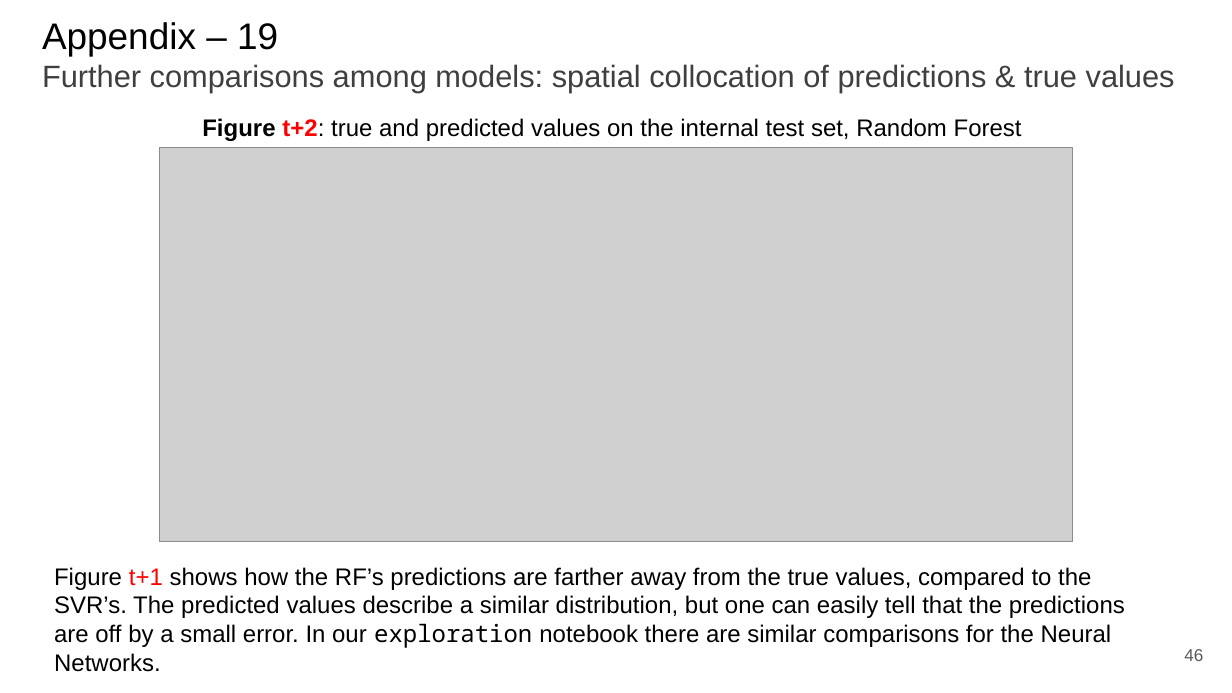
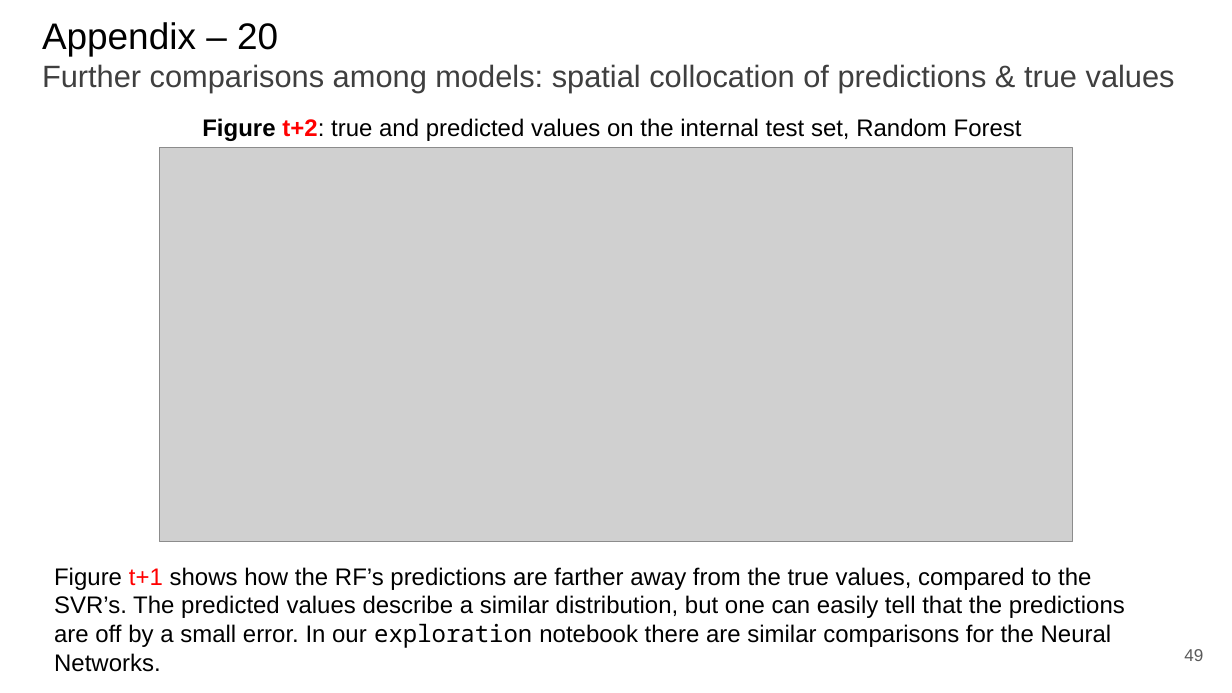
Before and after one commit to paolo-junior-mollica/machine-learning-project, a slide deck: slide 49 of relazione/Canduci_Marino_Mollica.pptx (slide 46 before the commit). Drawn at 1232x693 pixels with LibreOffice and Linux fonts; fonts in the diff are those of the drawing; grey boxes stand for pictures. Boxes give left, top, right and bottom in pixels: in the first picture for what was removed or moved away, otherwise in the second. Text is boxed around its words. In the diff, an @@ line names an element or a change of style, - is before the commit and + after.

```diff
--- a/relazione/Canduci_Marino_Mollica.pptx
+++ b/relazione/Canduci_Marino_Mollica.pptx
@@ title at (42, 22, 1175, 93): text changed @@
-Appendix – 19
-Further comparisons among models: spatial collocation of predictions & true values
+Appendix – 20
+Further comparisons among models: spatial collocation of predictions & true values
@@ page number at (1184, 649, 1203, 661): text changed @@
-46
+49
```
Also in this commit, not shown: 10 other slides changed, 3 slides added.
